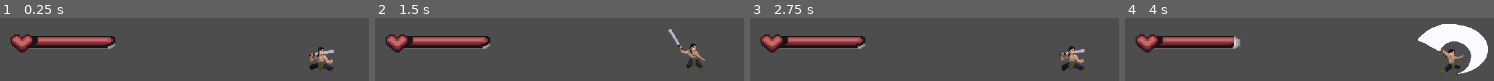
Above: before the commit, frames 1-4 (left to right).
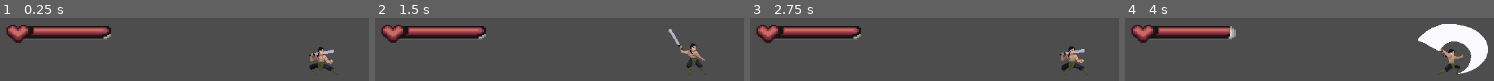
Above: after the commit, the same moments.

Repository: Shikata-Game/Pierre-papier-sciseaux
Game: Godot game, scene res://scene/scene_1.tscn
Same seed, same stepped clock (60 frames per second), same inputs: the game is played once before the commit and once after it. This scene is started directly instead of the project's main scene.
Inputs:
- Up to frame 1 (0.25 s): no input
- Up to frame 2 (1.5 s): tap Enter at 0.5 s; tap W (papier) at 0.6 s; tap Q (pierre) at 1.35 s
- Up to frame 3 (2.75 s): tap E (sciseaux) at 2.1 s
- Up to frame 4 (4 s): tap Space (test) at 2.75, 2.85 s; tap W (papier) at 3.6 s

The runs differ from the first frame. In frame 1, 10% of the frame differs, in the area x 1-32%, y 11-56%; in frame 2, 10%; in frame 3, 10%; in frame 4, 9.9%.

Commit message:
ton message

Diff:
--- /dev/null
+++ b/code/MovingButton.gd
@@ -0,0 +1,110 @@
+extends Button
+class_name MovingButton
+
+@export var speed := 80.0
+@export var min_change_time := 1.0
+@export var max_change_time := 2.5
+@export var player_id := 1
+
+var choice := ""
+var is_locked := false
+
+var direction := Vector2.ZERO
+var change_time := 0.0
+
+@onready var manager = get_tree().get_first_node_in_group("ui_manager")
+
+
+func _ready():
+	randomize()
+	_set_random_direction()
+
+
+func _process(delta):
+	if is_locked:
+		return
+
+	change_time -= delta
+
+	if change_time <= 0:
+		_set_random_direction()
+
+	position += direction * speed * delta
+	_bounce_on_screen()
+
+
+func _set_random_direction():
+	direction = Vector2(
+		randf_range(-1, 1),
+		randf_range(-1, 1)
+	).normalized()
+
+	change_time = randf_range(min_change_time, max_change_time)
+
+
+func _bounce_on_screen():
+	var parent = get_parent() as Control
+	if parent == null:
+		return
+
+	var parent_size = parent.size
+
+	# rebond horizontal
+	if position.x <= 0:
+		position.x = 0
+		direction.x *= -1
+	elif position.x + size.x >= parent_size.x:
+		position.x = parent_size.x - size.x
+		direction.x *= -1
+
+	# rebond vertical
+	if position.y <= 0:
+		position.y = 0
+		direction.y *= -1
+	elif position.y + size.y >= parent_size.y:
+		position.y = parent_size.y - size.y
+		direction.y *= -1
+	var screen_size = get_viewport_rect().size
+
+	# rebond horizontal
+	if position.x <= 0:
+		position.x = 0
+		direction.x *= -1
+	elif position.x + size.x >= screen_size.x:
+		position.x = screen_size.x - size.x
+		direction.x *= -1
+
+	# rebond vertical
+	if position.y <= 0:
+		position.y = 0
+		direction.y *= -1
+	elif position.y + size.y >= screen_size.y:
+		position.y = screen_size.y - size.y
+		direction.y *= -1
+
+
+func _pressed():
+	if is_locked:
+		return
+
+	if manager == null:
+		push_error("UI Manager introuvable (group 'ui_manager')")
+		return
+
+	choice = text
+	manager.register_choice(player_id, choice)
+
+	lock_choice()
+
+	print("Joueur ", player_id, " a choisi : ", choice)
+
+
+func lock_choice():
+	is_locked = true
+	speed = 0
+
+
+func reset_button():
+	is_locked = false
+	speed = 80.0
+	_set_random_direction()
--- /dev/null
+++ b/code/mini_gm.gd
@@ -0,0 +1,102 @@
+extends Control
+
+@onready var label_timer = get_node("Label_Timer")
+@onready var label_info = get_node_or_null("Label_Info")
+
+var time_left := 5
+var round_active := true
+
+var choice_p1 := ""
+var choice_p2 := ""
+
+func _ready():
+	start_round()
+
+
+func start_round():
+	time_left = 5
+	round_active = true
+	_update_timer_display()
+
+
+func _process(delta):
+	if not round_active:
+		return
+
+	time_left -= delta
+
+	if time_left <= 0:
+		time_left = 0
+		round_active = false
+		_on_time_up()
+
+	_update_timer_display()
+
+
+func _update_timer_display():
+	label_timer.text = "Temps : " + str(int(time_left))
+
+
+func _on_time_up():
+	print("Temps écoulé !")
+
+	if choice_p1 == "":
+		choice_p1 = _random_choice()
+
+	if choice_p2 == "":
+		choice_p2 = _random_choice()
+
+	_check_result()
+
+
+func _random_choice():
+	var choices = ["Rock", "Paper", "Scissors"]
+	return choices.pick_random()
+
+
+func register_choice(player_id, choice):
+	if player_id == 1:
+		choice_p1 = choice
+	else:
+		choice_p2 = choice
+
+	print("P1:", choice_p1, " | P2:", choice_p2)
+
+	_check_result()
+
+
+func _check_result():
+	if choice_p1 == "" or choice_p2 == "":
+		return
+
+	var result = _get_winner(choice_p1, choice_p2)
+	label_info.text = result
+
+	_reset_round()
+
+
+func _get_winner(p1, p2):
+	if p1 == p2:
+		return "Égalité !"
+
+	if (p1 == "Rock" and p2 == "Scissors") \
+	or (p1 == "Paper" and p2 == "Rock") \
+	or (p1 == "Scissors" and p2 == "Paper"):
+		return "Joueur 1 gagne !"
+
+	return "Joueur 2 gagne !"
+
+
+func _reset_round():
+	await get_tree().create_timer(2.0).timeout
+
+	choice_p1 = ""
+	choice_p2 = ""
+
+	if label_info:
+		label_info.text = "Faites votre choix"
+
+	for btn in get_tree().get_nodes_in_group("buttons"):
+		btn.reset_button()
+
+	start_round()
--- a/project.godot
+++ b/project.godot
@@ -8,11 +8,15 @@
 
 config_version=5
 
+[animation]
+
+compatibility/default_parent_skeleton_in_mesh_instance_3d=true
+
 [application]
 
 config/name="Pierre Papier scisceaux"
 run/main_scene="uid://b0aemn8ao85ib"
-config/features=PackedStringArray("4.5", "Forward Plus")
+config/features=PackedStringArray("4.6", "Forward Plus")
 config/icon="res://icon.svg"
 
 [file_customization]
--- /dev/null
+++ b/scene/Mini_GM.tscn
@@ -0,0 +1,6 @@
+[gd_scene format=3 uid="uid://d1mwxlmmv78r2"]
+
+[ext_resource type="Script" uid="uid://bibexcjt2t8k7" path="res://code/mini_gm.gd" id="1_55o8t"]
+
+[node name="Node2D" type="Node2D" unique_id=641186859]
+script = ExtResource("1_55o8t")
--- /dev/null
+++ b/scene/UI.tscn
@@ -0,0 +1,95 @@
+[gd_scene format=3 uid="uid://pnr5j18f7c7p"]
+
+[ext_resource type="Script" uid="uid://dj5cwbwmextf" path="res://code/MovingButton.gd" id="1_c73ev"]
+[ext_resource type="Script" uid="uid://bibexcjt2t8k7" path="res://code/mini_gm.gd" id="1_qe48f"]
+
+[node name="Control" type="Control" unique_id=956974648 groups=["ui_manager"]]
+layout_mode = 3
+anchors_preset = 0
+offset_right = 34.0
+offset_bottom = 43.0
+script = ExtResource("1_qe48f")
+
+[node name="Panel_J2" type="Panel" parent="." unique_id=2110768051]
+layout_mode = 1
+anchors_preset = 1
+anchor_left = 1.0
+anchor_right = 1.0
+offset_left = 341.0
+offset_top = 8.0
+offset_right = 623.0
+offset_bottom = 353.0
+grow_horizontal = 0
+
+[node name="Btn_Rock_J2" type="Button" parent="Panel_J2" unique_id=1932329806 groups=["Buttons"]]
+layout_mode = 1
+offset_right = 279.0
+offset_bottom = 31.0
+text = "Rock"
+script = ExtResource("1_c73ev")
+player_id = 2
+
+[node name="Btn_Paper_J2" type="Button" parent="Panel_J2" unique_id=1422540873 groups=["Buttons"]]
+layout_mode = 0
+offset_left = 5.0
+offset_top = 48.0
+offset_right = 284.0
+offset_bottom = 79.0
+text = "Paper"
+script = ExtResource("1_c73ev")
+player_id = 2
+
+[node name="Btn_Scissors_J2" type="Button" parent="Panel_J2" unique_id=2102273715 groups=["Buttons"]]
+layout_mode = 0
+offset_left = 2.0
+offset_top = 106.0
+offset_right = 286.0
+offset_bottom = 137.0
+text = "Scissers"
+script = ExtResource("1_c73ev")
+player_id = 2
+
+[node name="Panel_J1" type="Panel" parent="." unique_id=1612019555]
+layout_mode = 1
+offset_right = 310.0
+offset_bottom = 357.0
+
+[node name="Btn_Rock_J1" type="Button" parent="Panel_J1" unique_id=1939155195 groups=["Buttons"]]
+layout_mode = 0
+offset_right = 310.0
+offset_bottom = 31.0
+text = "Rock"
+script = ExtResource("1_c73ev")
+
+[node name="Btn_Paper_J1" type="Button" parent="Panel_J1" unique_id=212060498 groups=["Buttons"]]
+layout_mode = 0
+offset_top = 66.0
+offset_right = 312.0
+offset_bottom = 109.0
+text = "Paper"
+script = ExtResource("1_c73ev")
+
+[node name="Btn_Scissors_J1" type="Button" parent="Panel_J1" unique_id=1115035082 groups=["Buttons"]]
+layout_mode = 0
+offset_top = 151.0
+offset_right = 310.0
+offset_bottom = 201.0
+text = "Scissors"
+script = ExtResource("1_c73ev")
+
+[node name="Label_Info" type="Label" parent="." unique_id=1132606938]
+layout_mode = 1
+anchors_preset = -1
+anchor_right = 1.176
+anchor_bottom = 0.5
+offset_left = 670.0
+offset_top = 6.0
+offset_right = 1004.016
+offset_bottom = 7.5
+
+[node name="Label_Timer" type="Label" parent="." unique_id=1138651510]
+layout_mode = 0
+offset_left = 685.0
+offset_top = 146.0
+offset_right = 1052.0
+offset_bottom = 169.0
--- /dev/null
+++ b/scene/btn_classe_scripts.tscn
@@ -0,0 +1,6 @@
+[gd_scene format=3 uid="uid://crsp6uggyxqe1"]
+
+[ext_resource type="Script" uid="uid://dj5cwbwmextf" path="res://code/MovingButton.gd" id="1_rijyq"]
+
+[node name="Btn_Classe_Scripts" type="Node2D" unique_id=1780504384]
+script = ExtResource("1_rijyq")
--- /dev/null
+++ b/scene/node_2d.tscn
@@ -0,0 +1,6 @@
+[gd_scene format=3 uid="uid://bwjpqxvsgjnwv"]
+
+[ext_resource type="Script" uid="uid://dj5cwbwmextf" path="res://code/MovingButton.gd" id="1_drhme"]
+
+[node name="Btn_Classe_Scripts" type="Node2D" unique_id=1780504384]
+script = ExtResource("1_drhme")
--- a/scene/scene_1.tscn
+++ b/scene/scene_1.tscn
@@ -1,23 +1,23 @@
-[gd_scene load_steps=3 format=3 uid="uid://barbusyb6sx3h"]
+[gd_scene format=3 uid="uid://barbusyb6sx3h"]
 
 [ext_resource type="PackedScene" uid="uid://b0aemn8ao85ib" path="res://scene/player.tscn" id="1_pmvqc"]
 [ext_resource type="PackedScene" uid="uid://c03cw0r83a68y" path="res://scene/health_bar.tscn" id="2_cgmaq"]
 
-[node name="scene1" type="Node2D"]
+[node name="scene1" type="Node2D" unique_id=2033450620]
 
-[node name="CanvasLayer" type="CanvasLayer" parent="."]
+[node name="CanvasLayer" type="CanvasLayer" parent="." unique_id=432449840]
 
-[node name="HealthBar" parent="CanvasLayer" instance=ExtResource("2_cgmaq")]
-offset_left = 39.0
-offset_top = 190.0
-offset_right = 79.0
-offset_bottom = 230.0
+[node name="HealthBar" parent="CanvasLayer" unique_id=1670358531 instance=ExtResource("2_cgmaq")]
+offset_left = 33.0
+offset_top = 176.0
+offset_right = 73.0
+offset_bottom = 216.0
 
-[node name="Player" parent="." node_paths=PackedStringArray("health_bar") instance=ExtResource("1_pmvqc")]
+[node name="Player" parent="." unique_id=1747287292 node_paths=PackedStringArray("health_bar") instance=ExtResource("1_pmvqc")]
 position = Vector2(130, 260)
 health_bar = NodePath("../CanvasLayer/HealthBar")
 
-[node name="Camera2D" type="Camera2D" parent="Player"]
+[node name="Camera2D" type="Camera2D" parent="Player" unique_id=2134455113]
 position = Vector2(83, 88)
 rotation = 3.1415927
 scale = Vector2(4.5610905, -1)
Not shown, added: code/MovingButton.gd.uid
Not shown, added: code/mini_gm.gd.uid
